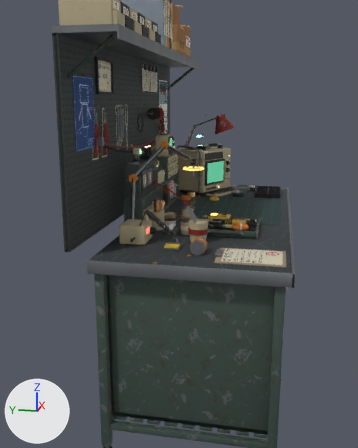
What one commit did to the FBX model ArtSource/RepairBenchV2/Export/RepairBenchV2.fbx.
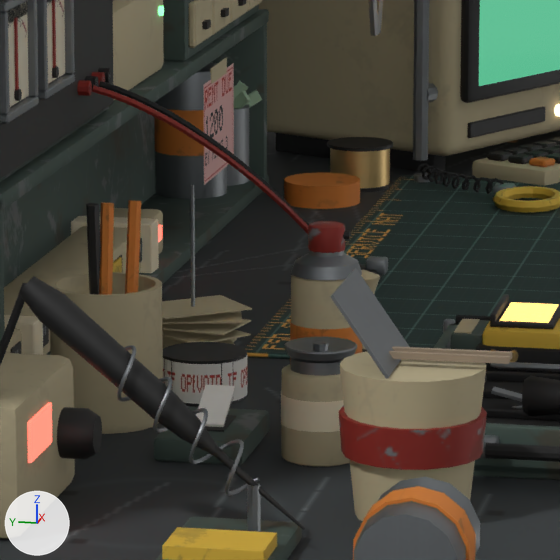
Each version appears first from a 50 mm camera at (-2.742, 0.219, 1.516) aimed at (-0.455, 0.676, 0.945), and next in a close-up on the part from 40% to 61% of the width and 38% to 55% of the height. The axes (+X, +Y, +Z) are drawn at lower left. The lights are the same throughout. The last two pictures show the newer version. Where no turn or scale is listed for an object, it has been applied to the vertices. Vertices at exactly the same position are counted once.

In view in the first close-up: 'BV2_CleaningSupplies', 'BV2_Crt', 'BV2_CrushedCan', 'BV2_Fixture', 'BV2_Mat', 'BV2_Mug', 'BV2_NoodleCup', 'BV2_Riser', 'BV2_Solder_Iron', 'BV2_Solder_Stand', 'BV2_Solder_Station', 'BV2_Top' and 31 more.
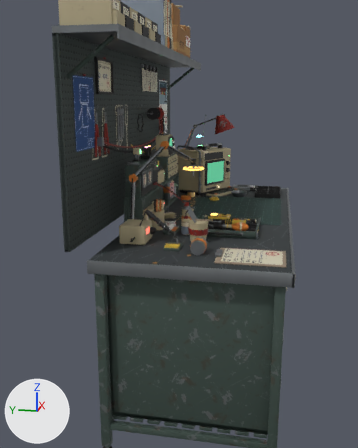
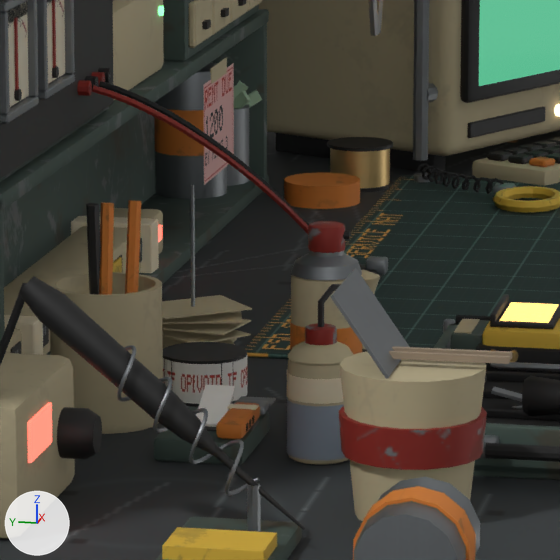
Diff of the bpy script that builds the scene:
```diff
--- a/ArtSource/RepairBenchV2/Export/RepairBenchV2.fbx.py
+++ b/ArtSource/RepairBenchV2/Export/RepairBenchV2.fbx.py
@@ me_bv2_cleaningsupplies @@
 # used by ob_bv2_cleaningsupplies; location = (-0.468, 0.64, 0.9)
-me_bv2_cleaningsupplies.from_pydata(...)  # 328 vertices, 260 faces; spans x -0.032..0.058, y -0.0264..0.105, z 0.0..0.077
-me_bv2_cleaningsupplies.materials.append(mat_m_bv2_ivory)  # picture img_t_bv2_ivory_png
-me_bv2_cleaningsupplies.materials.append(mat_m_bv2_steelbare)  # picture img_t_bv2_steelbare_png
+me_bv2_cleaningsupplies.from_pydata(...)  # 72 vertices, 66 faces; spans x -0.032..0.058, y 0.045..0.105, z 0.0..0.0359
+# me_bv2_cleaningsupplies part 1: the loose piece of 96 vertices spanning x -0.026..0.026, y -0.026..0.026, z 0.0..0.06 is deleted
+# me_bv2_cleaningsupplies part 2: the loose piece of 80 vertices spanning x -0.024..0.024, y -0.024..0.024, z 0.068..0.076 is deleted
+# me_bv2_cleaningsupplies part 3: the loose piece of 32 vertices spanning x -0.0264..0.0264, y -0.0264..0.0264, z 0.024..0.044 is deleted
+# me_bv2_cleaningsupplies part 4: the loose piece of 32 vertices spanning x -0.02..0.02, y -0.02..0.02, z 0.06..0.068 is deleted
+# me_bv2_cleaningsupplies part 5: the loose piece of 16 vertices spanning x -0.005..0.005, y -0.005..0.005, z 0.071..0.077 is deleted
 me_bv2_cleaningsupplies.materials.append(mat_m_bv2_steelgreen)
-me_bv2_cleaningsupplies.materials.append(mat_m_bv2_tape)  # beige #e7dabc
 me_bv2_cleaningsupplies.materials.append(mat_m_bv2_darkplastic)
@@ me_bv2_tool_solvent @@
+me_bv2_tool_solvent.from_pydata(...)  # 312 vertices, 240 faces; spans x -0.0226..0.0312, y -0.0235..0.0226, z 0.0..0.1141
+# faces by material slot: [116, 18, 18, 68, 20]
+me_bv2_tool_solvent.materials.append(mat_m_bv2_ivory)  # picture img_t_bv2_ivory_png
+me_bv2_tool_solvent.materials.append(mat_m_bv2_binder)  # grey #8995a2
+me_bv2_tool_solvent.materials.append(mat_m_bv2_tape)  # beige #e7dabc
+me_bv2_tool_solvent.materials.append(mat_m_bv2_wornred)  # picture img_t_bv2_wornred_png
+me_bv2_tool_solvent.materials.append(mat_m_bv2_darkplastic)  # picture img_t_bv2_rubber_png
@@ me_bv2_tool_scraper @@
+me_bv2_tool_scraper.from_pydata(...)  # 152 vertices, 138 faces; spans x -0.048..0.048, y -0.012..0.012, z 0.0..0.0115
+# faces by material slot: [54, 60, 18, 6]
+me_bv2_tool_scraper.materials.append(mat_m_bv2_orange)  # picture img_t_bv2_orange_png
+me_bv2_tool_scraper.materials.append(mat_m_bv2_steelbare)  # picture img_t_bv2_steelbare_png
+me_bv2_tool_scraper.materials.append(mat_m_bv2_rubber)  # picture img_t_bv2_rubber_png
+me_bv2_tool_scraper.materials.append(mat_m_bv2_tape)  # beige #e7dabc
@@ ob_bv2_tool_solvent @@
+ob_bv2_tool_solvent = bpy.data.objects.new('BV2_Tool_Solvent', me_bv2_tool_solvent)
+ob_bv2_tool_solvent.parent = ob_repairbenchv2
+ob_bv2_tool_solvent.location = (-0.468, 0.64, 0.9)
@@ ob_bv2_tool_scraper @@
+ob_bv2_tool_scraper = bpy.data.objects.new('BV2_Tool_Scraper', me_bv2_tool_scraper)
+ob_bv2_tool_scraper.parent = ob_repairbenchv2
+ob_bv2_tool_scraper.location = (-0.449, 0.695, 0.916)
```

Changed parts and their boxes [x1, y1, x2, y2] in the close-ups (560 x 560 px):
'BV2_CleaningSupplies', reshaped (43% narrower, 37% shorter): before [154, 337, 357, 467]; after [154, 384, 269, 465]
'BV2_Tool_Solvent', added: after [287, 284, 354, 465]
    faces in mat_m_bv2_binder (grey #8995a2): [287, 397, 346, 460]
    faces in mat_m_bv2_ivory (picture img_t_bv2_ivory_png): [288, 341, 354, 465]
    faces in mat_m_bv2_tape (beige #e7dabc): [287, 369, 343, 404]
    faces in mat_m_bv2_wornred (picture img_t_bv2_wornred_png): [305, 323, 337, 345]
    faces in mat_m_bv2_darkplastic (picture img_t_bv2_rubber_png): [318, 284, 341, 327]
'BV2_Tool_Scraper', added (brown): after [216, 396, 276, 439]
    faces in mat_m_bv2_orange (picture img_t_bv2_orange_png): [216, 402, 260, 439]
    faces in mat_m_bv2_steelbare (picture img_t_bv2_steelbare_png): [234, 396, 276, 415]
    faces in mat_m_bv2_tape (beige #e7dabc): [227, 404, 259, 410]
part 1 of me_bv2_cleaningsupplies, deleted (brown): before [281, 364, 350, 467]
part 2 of me_bv2_cleaningsupplies, deleted: before [285, 337, 357, 361]
part 3 of me_bv2_cleaningsupplies, deleted (beige): before [281, 391, 344, 432]
part 4 of me_bv2_cleaningsupplies, deleted: before [291, 357, 343, 376]
part 5 of me_bv2_cleaningsupplies, deleted: before [313, 341, 328, 352]
